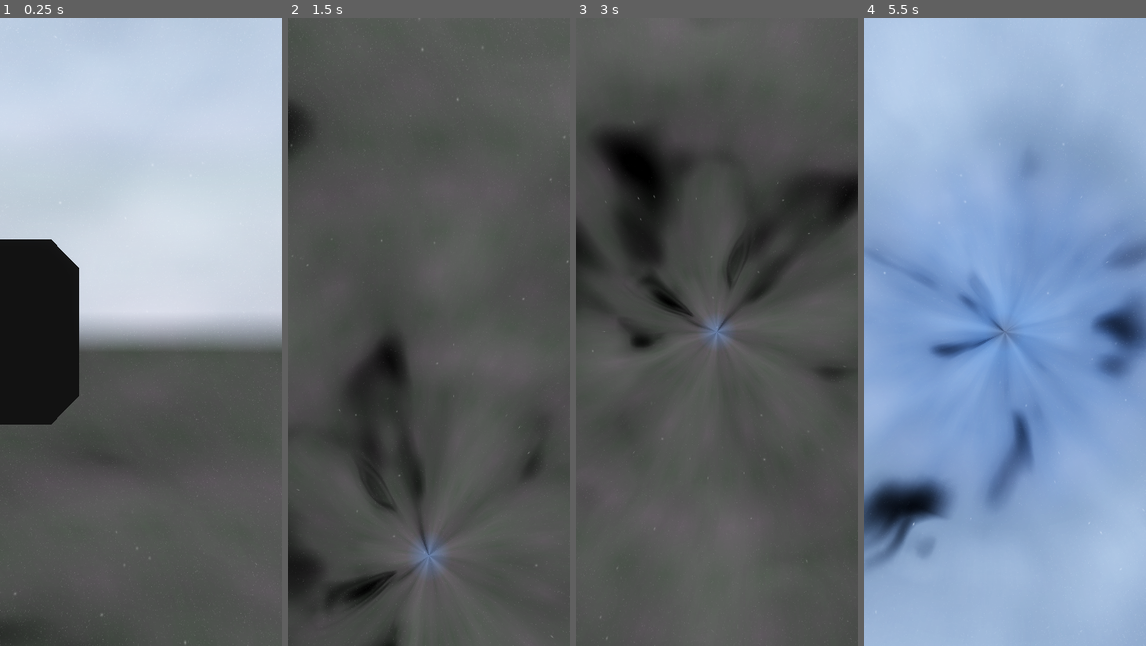
Above: before the commit, frames 1-4 (left to right).
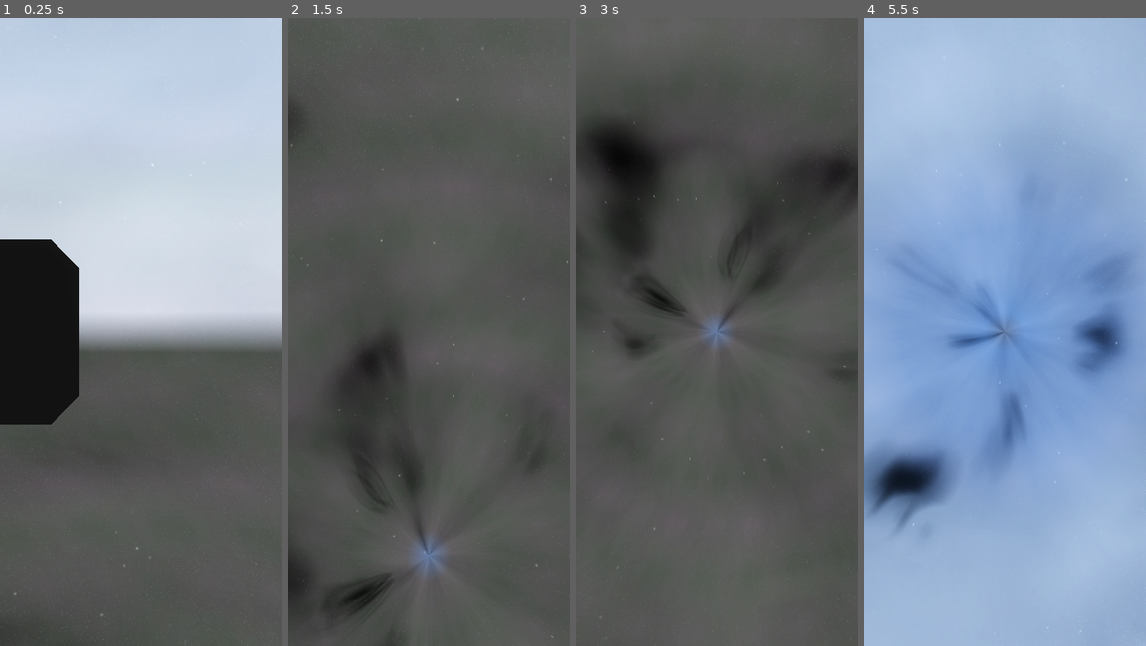
Above: after the commit, the same moments.

Repository: Capstone-Mystery-Machine/spotnik
Game: Godot game, scene res://scenes/worldspawn.tscn
The game is run twice, just before and just after one commit, with the same random seed, the same clock (stepped at 60 frames per second) and the same inputs. A sky picture missing from this copy of the repository is replaced by a grey-blue gradient.
Inputs (mouse positions are in pixels of both pictures, inside the frame that each line leads up to):
- Up to frame 1 (0.25 s): no input
- Up to frame 2 (1.5 s): tap Enter at 0.5 s; move the mouse to (491, 300) at 0.52 s; press the mouse at (491, 300) at 0.53 s; tap Space at 1.25 s; move the mouse to (414, 332) at 1.27 s; release the mouse at (414, 332) at 1.28 s; tap I at 1.35 s
- Up to frame 3 (3 s): tap Enter at 2 s; move the mouse to (745, 193) at 2.02 s; press the mouse at (745, 193) at 2.03 s; tap Space at 2.75 s; move the mouse to (714, 344) at 2.77 s; release the mouse at (714, 344) at 2.78 s; tap I at 2.85 s
- Up to frame 4 (5.5 s): tap Enter at 3.5 s; move the mouse to (1089, 426) at 3.52 s; press the mouse at (1089, 426) at 3.53 s; tap Space at 4.25 s; move the mouse to (982, 325) at 4.27 s; release the mouse at (982, 325) at 4.28 s; tap I at 4.35 s; move the mouse to (1019, 332) at 5.02 s; press the mouse at (1019, 332) at 5.03 s

The runs differ from the first frame. In frame 1, less than 0.1% of the frame differs, in the area x 48-66%, y 84-100%; in frame 2, 0.9%; in frame 3, 2.7%; in frame 4, 9.0%, in the area x 0-100%, y 10-98%.
Error after the commit: Invalid access to property or key 'stars_point_color_palette' on a base object of type 'Resource (SkyboxSettings)'. (res://scenes/skybox.gd:155)

Commit message:
feat: subtle point star gradient color palette tinting

Diff:
--- a/scenes/skybox.gd
+++ b/scenes/skybox.gd
@@ -150,6 +150,9 @@
 		material.set_shader_parameter("albedo", skybox_layer_material.albedo_color)
 		material.set_shader_parameter("emission", skybox_layer_material.emission_color)
 		material.set_shader_parameter("emission_energy", skybox_layer_material.emission_energy)
+
+	if settings != null:
+		material.set_shader_parameter("color_palette", settings.stars_point_color_palette)
 
 	if twinkle_effect_settings != null:
 		material.set_shader_parameter("twinkle_frequency", twinkle_effect_settings.frequency)
@@ -370,7 +373,7 @@
 			_update_nebulae_materials()
 		&"stars_field_texture":
 			_update_stars_field_materials()
-		&"stars_point_texture":
+		&"stars_point_texture", &"stars_point_color_palette":
 			_update_stars_point_materials()
 		&"projection_radius", &"nebulae_displacement_multiplier", &"stars_point_radius_multiplier", &"stars_point_displacement_multiplier", &"stars_field_radius_multiplier", &"stars_field_displacement_multiplier", &"void_radius_multiplier":
 			_update_projection_radius()
--- a/scenes/skybox.tscn
+++ b/scenes/skybox.tscn
@@ -122,7 +122,9 @@
 shader_parameter/emission = Color(0, 0, 0, 1)
 shader_parameter/emission_energy = 0.0
 shader_parameter/dissolve_intensity = 0.0
+shader_parameter/dissolve_scale = 0.0
 shader_parameter/dissolve_speed = Vector2(0, 0)
+shader_parameter/dissolve_warp_intensity = 0.0
 shader_parameter/flow_speed = 0.02
 shader_parameter/flow_intensity = 0.04
 
@@ -139,7 +141,9 @@
 shader_parameter/emission = Color(0, 0, 0, 1)
 shader_parameter/emission_energy = 0.0
 shader_parameter/dissolve_intensity = 0.0
+shader_parameter/dissolve_scale = 0.0
 shader_parameter/dissolve_speed = Vector2(0, 0)
+shader_parameter/dissolve_warp_intensity = 0.0
 shader_parameter/flow_speed = 0.02
 shader_parameter/flow_intensity = 0.04
 
@@ -156,7 +160,9 @@
 shader_parameter/emission = Color(0, 0, 0, 1)
 shader_parameter/emission_energy = 0.0
 shader_parameter/dissolve_intensity = 0.0
+shader_parameter/dissolve_scale = 0.0
 shader_parameter/dissolve_speed = Vector2(0, 0)
+shader_parameter/dissolve_warp_intensity = 0.0
 shader_parameter/flow_speed = 0.02
 shader_parameter/flow_intensity = 0.04
 
@@ -228,7 +234,6 @@
 
 [node name="NebulaeLayerMidMesh" type="MeshInstance3D" parent="NebulaeLayerNearMesh"]
 transform = Transform3D(0.9975641, 0, 0.06975647, 0, 1, 0, -0.06975647, 0, 0.9975641, 0, 0, 0)
-visible = false
 cast_shadow = 0
 ignore_occlusion_culling = true
 gi_mode = 0
--- a/shaders/point_star.gdshader
+++ b/shaders/point_star.gdshader
@@ -8,6 +8,8 @@
 uniform sampler2D texture_albedo : source_color, filter_linear_mipmap, repeat_enable;
 uniform sampler2D texture_emission : source_color, hint_default_black, filter_linear_mipmap, repeat_enable;
 
+uniform sampler2D color_palette : source_color;
+
 uniform float twinkle_frequency;
 uniform float twinkle_intensity;
 uniform float twinkle_speed;
@@ -16,11 +18,14 @@
 	vec4 albedo_texture = texture(texture_albedo, UV);
 	vec3 emission_texture = texture(texture_emission, UV).rgb;
 
+	float color_zone = (sin(UV.x * 20.0) + cos(UV.y * 15.0) + 2.0) / 4.0;
+	vec3 star_tint = texture(color_palette, vec2(color_zone, 0.5)).rgb;
+
 	float twinkle = sin(TIME * twinkle_speed + (UV.x * twinkle_frequency) + (UV.y * twinkle_frequency * 1.3));
 	twinkle = (twinkle + 1.0) / 2.0;
 
 	float glow_multiplier = mix(1.0 - twinkle_intensity, 1.0 + twinkle_intensity, twinkle);
 
-	ALBEDO = (emission.rgb + emission_texture) * emission_energy * glow_multiplier;
+	ALBEDO = (emission.rgb + emission_texture) * star_tint * emission_energy * glow_multiplier;
 	ALPHA *= albedo.a * albedo_texture.a;
 }
--- a/skyboxes/skybox_a.tres
+++ b/skyboxes/skybox_a.tres
@@ -6,63 +6,65 @@
 [ext_resource type="Texture2D" uid="uid://b6n8qito3srpu" path="res://textures/skybox_nebulae_a.png" id="3_bgfys"]
 [ext_resource type="Script" uid="uid://cp8j3wwp2xesw" path="res://resources/twinkle_effect_settings.gd" id="3_if531"]
 [ext_resource type="Texture2D" uid="uid://c47uk04kxrdwu" path="res://textures/skybox_field_stars_a.tres" id="5_352bn"]
+[ext_resource type="Texture2D" uid="uid://dqmpdcfv1qgpf" path="res://textures/skybox_point_stars_gradient_a.tres" id="6_bgfys"]
 [ext_resource type="Texture2D" uid="uid://cb1x5cv0w6ae8" path="res://textures/skybox_point_stars_a.tres" id="7_ycl7b"]
+
+[sub_resource type="Resource" id="Resource_dsmt4"]
+script = ExtResource("1_dsmt4")
+albedo_color = Color(1, 1, 1, 0.5)
+emission_energy = 0.8
+
+[sub_resource type="Resource" id="Resource_5b2km"]
+script = ExtResource("1_dsmt4")
+albedo_color = Color(1, 1, 1, 0.45000002)
+emission_energy = 0.6
+
+[sub_resource type="Resource" id="Resource_if531"]
+script = ExtResource("1_dsmt4")
+albedo_color = Color(1, 1, 1, 0.15)
+emission_color = Color(0.05, 0.05, 0.01, 1)
+emission_energy = 0.4
 
 [sub_resource type="Resource" id="Resource_m5ndq"]
 script = ExtResource("1_dsmt4")
-albedo_color = Color(0.19076231, 0.19076234, 0.19076231, 0.7490196)
-emission_energy = 1.2
+albedo_color = Color(1, 1, 1, 0.45)
+emission_color = Color(1, 1, 1, 1)
+emission_energy = 0.5
 
 [sub_resource type="Resource" id="Resource_o8ugm"]
 script = ExtResource("1_dsmt4")
-albedo_color = Color(1, 1, 1, 0.6509804)
-emission_energy = 0.8
+albedo_color = Color(1, 1, 1, 0.6)
+emission_color = Color(1, 1, 1, 1)
+emission_energy = 0.5
 
 [sub_resource type="Resource" id="Resource_bgfys"]
 script = ExtResource("1_dsmt4")
-albedo_color = Color(1, 1, 1, 0.2509804)
-emission_energy = 1.0
+albedo_color = Color(0, 0, 0, 0.5)
+emission_energy = 0.45
 
 [sub_resource type="Resource" id="Resource_352bn"]
-script = ExtResource("1_dsmt4")
-albedo_color = Color(0, 0, 0, 0.45)
-emission_color = Color(1, 1, 1, 1)
-emission_energy = 0.5
-
-[sub_resource type="Resource" id="Resource_ycl7b"]
-script = ExtResource("1_dsmt4")
-albedo_color = Color(0, 0, 0, 0.6)
-emission_color = Color(1, 1, 1, 1)
-emission_energy = 0.55
-
-[sub_resource type="Resource" id="Resource_nflt8"]
-script = ExtResource("1_dsmt4")
-albedo_color = Color(0, 0, 0, 0.5)
-emission_energy = 0.5
-
-[sub_resource type="Resource" id="Resource_8opms"]
 script = ExtResource("3_if531")
 frequency = 2000.0
 intensity = 0.9
 speed = 4.0
 
-[sub_resource type="Resource" id="Resource_g1dgs"]
+[sub_resource type="Resource" id="Resource_ycl7b"]
 script = ExtResource("1_dsmt4")
 albedo_color = Color(0, 0, 0, 0.75)
 emission_energy = 0.45
 
-[sub_resource type="Resource" id="Resource_mmnh3"]
+[sub_resource type="Resource" id="Resource_nflt8"]
 script = ExtResource("3_if531")
 frequency = 1000.0
 intensity = 0.6
 speed = 1.5
 
-[sub_resource type="Resource" id="Resource_3w7ei"]
+[sub_resource type="Resource" id="Resource_8opms"]
 script = ExtResource("1_dsmt4")
 albedo_color = Color(0, 0, 0, 0.9)
 emission_energy = 0.6
 
-[sub_resource type="Resource" id="Resource_5swug"]
+[sub_resource type="Resource" id="Resource_g1dgs"]
 script = ExtResource("3_if531")
 frequency = 100.0
 intensity = 0.3
@@ -71,19 +73,19 @@
 script = ExtResource("2_5b2km")
 projection_radius = 100.0
 nebulae_texture = ExtResource("3_bgfys")
-nebulae_near_material = SubResource("Resource_bgfys")
-nebulae_mid_material = SubResource("Resource_o8ugm")
-nebulae_far_material = SubResource("Resource_m5ndq")
+nebulae_near_material = SubResource("Resource_if531")
+nebulae_mid_material = SubResource("Resource_5b2km")
+nebulae_far_material = SubResource("Resource_dsmt4")
 stars_field_texture = ExtResource("5_352bn")
 stars_point_texture = ExtResource("7_ycl7b")
-stars_point_near_material = SubResource("Resource_3w7ei")
-stars_point_mid_material = SubResource("Resource_g1dgs")
-stars_point_far_material = SubResource("Resource_nflt8")
-stars_field_near_material = SubResource("Resource_ycl7b")
-stars_field_far_material = SubResource("Resource_352bn")
+stars_point_near_material = SubResource("Resource_8opms")
+stars_point_mid_material = SubResource("Resource_ycl7b")
+stars_point_far_material = SubResource("Resource_bgfys")
+stars_field_near_material = SubResource("Resource_o8ugm")
+stars_field_far_material = SubResource("Resource_m5ndq")
+stars_point_color_palette = ExtResource("6_bgfys")
 nebulae_dissolve_noise_texture = ExtResource("1_o8ugm")
-nebulae_dissolve_speed = Vector2(-0.001, -0.002)
-stars_point_near_twinkle = SubResource("Resource_5swug")
-stars_point_mid_twinkle = SubResource("Resource_mmnh3")
-stars_point_far_twinkle = SubResource("Resource_8opms")
+stars_point_near_twinkle = SubResource("Resource_g1dgs")
+stars_point_mid_twinkle = SubResource("Resource_nflt8")
+stars_point_far_twinkle = SubResource("Resource_352bn")
 metadata/_custom_type_script = "uid://blmakxhunk6lk"
--- /dev/null
+++ b/textures/skybox_point_stars_gradient_a.tres
@@ -0,0 +1,8 @@
+[gd_resource type="GradientTexture1D" load_steps=2 format=3 uid="uid://dqmpdcfv1qgpf"]
+
+[sub_resource type="Gradient" id="Gradient_yu5we"]
+offsets = PackedFloat32Array(0, 0.33, 0.67, 1)
+colors = PackedColorArray(0.9019608, 0.9490196, 1, 1, 1, 0.98039216, 0.98039216, 1, 1, 0.9490196, 0.9019608, 1, 1, 0.9019608, 0.9019608, 1)
+
+[resource]
+gradient = SubResource("Gradient_yu5we")
Not shown: 1 places in skyboxes/skybox_a.tres that only renumber resources
